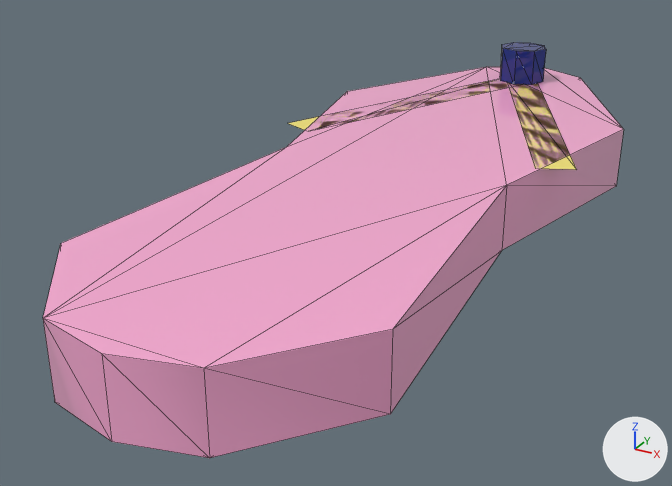
What one commit did to the OBJ model assets/models/tsinelas.obj.
Camera for both pictures: a 50 mm camera at (0.562, -1.238, 0.548) aimed at (-0.065, -0.099, -0.021). The lights are fixed; the arrows at lower right show +X, +Y and +Z. The older version comes first. Mesh edges are drawn as thin lines. Where no turn or scale is listed for an object, it has been applied to the vertices.

Script lines for the objects in view, before the commit:
```python
me_tsinelas = bpy.data.meshes.new('Tsinelas')
me_tsinelas.from_pydata(...)  # 48 vertices, 76 faces; spans x -0.26..0.26, y -0.675..0.675, z 0.0..0.165
# faces by material slot: [44, 4, 28]
me_tsinelas.materials.append(mat_sole)  # pink #faabd4
me_tsinelas.materials.append(mat_strap)  # yellow #fce96e
me_tsinelas.materials.append(mat_post)  # blue #223281
# before: 1 (0.1, 0.62, 0.1) at pixel (580, 77), 2 (0.26, 0.3, 0.1) at pixel (623, 129), 4 (0.18, -0.05, 0.1) at pixel (506, 185), 6 (0.22, -0.5, 0.1) at pixel (392, 329), 8 (0.1, -0.65, 0.1) at pixel (203, 368)
# before: 10 (0.0, -0.675, 0.1) at pixel (101, 353), 12 (-0.1, -0.65, 0.1) at pixel (42, 318), 14 (-0.22, -0.5, 0.1) at pixel (60, 243), 16 (-0.18, -0.05, 0.1) at pixel (286, 146), 18 (-0.26, 0.3, 0.1) at pixel (347, 91)
# before: 20 (-0.1, 0.62, 0.1) at pixel (486, 66), 22 (0.0, 0.675, 0.1)
ob_tsinelas = bpy.data.objects.new('Tsinelas', me_tsinelas)
ob_tsinelas.location = (0.0, 0.0, 0.0)
```
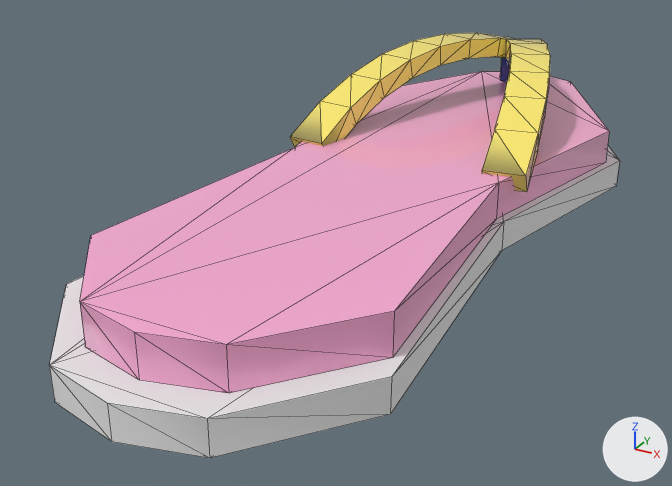
Changed parts and their boxes (x1, y1, x2, y2) in the pictures (672 x 486 px; the box of a moved part takes in the faces that stretch with it):
'Tsinelas', reshaped: before (43, 42, 624, 458); after (50, 33, 620, 458)
part 1 of me_tsinelas, added (pink): after (80, 71, 609, 393)
part 2 of me_tsinelas, added (yellow): after (482, 39, 550, 192)
part 3 of me_tsinelas, added (yellow): after (290, 33, 514, 147)
part 4 of me_tsinelas, deleted: before (508, 83, 577, 170)
part 5 of me_tsinelas, deleted: before (288, 79, 509, 130)
part 6 of me_tsinelas, moved or reshaped: before (43, 67, 624, 458); after (50, 146, 620, 458)
part 7 of me_tsinelas, recoloured: before (43, 67, 624, 458); after (50, 146, 620, 458)

The change in detail:
Material 'midsole' (mat_midsole) is new.
Its base color is (0.8, 0.8, 0.8) (white #e7e7e7).
Its roughness is 1.0.
me_tsinelas is used by ob_tsinelas; location (0.0, 0.0, 0.0).
Verts and faces of me_tsinelas; kept vertices keep their numbers, new ones are numbered from 48.
me_tsinelas had 48 vertices, 76 faces and spanned x -0.26..0.26, y -0.675..0.675, z 0.0..0.165.
me_tsinelas now has 128 vertices, 232 faces and spans x -0.26..0.26, y -0.675..0.675, z 0.0..0.211.
me_tsinelas part 1: the loose piece of 24 vertices spanning x -0.26..0.26, y -0.675..0.675, z 0.0..0.1 is copied, and the copy is scaled about its middle by (0.93, 0.93, 0.55), then moved by (0.0, 0.0, 0.023); it spans x -0.242..0.242, y -0.628..0.628, z 0.045..0.1.
me_tsinelas part 2: a new loose piece of 32 vertices spanning x -0.03..0.196, y -0.022..0.524, z 0.075..0.211, in mat_strap (yellow #fce96e).
me_tsinelas part 3: a new loose piece of 32 vertices spanning x -0.196..0.03, y -0.022..0.524, z 0.075..0.211, in mat_strap (yellow #fce96e).
me_tsinelas part 4: the loose piece of 4 vertices spanning x -0.027..0.247, y 0.038..0.562, z 0.1 is deleted.
me_tsinelas part 5: the loose piece of 4 vertices spanning x -0.247..0.027, y 0.038..0.562, z 0.1 is deleted.
Part 6, on me_tsinelas:
Vertices 1, 2, 4, 6, 8, 10, 12, 14, 16, 18, 20, 22 move by (0.0, 0.0, -0.055).
me_tsinelas part 7: 44 faces spanning x -0.26..0.26, y -0.675..0.675, z 0.0..0.045 switch from mat_sole (pink #faabd4) to mat_midsole (white #e7e7e7).
